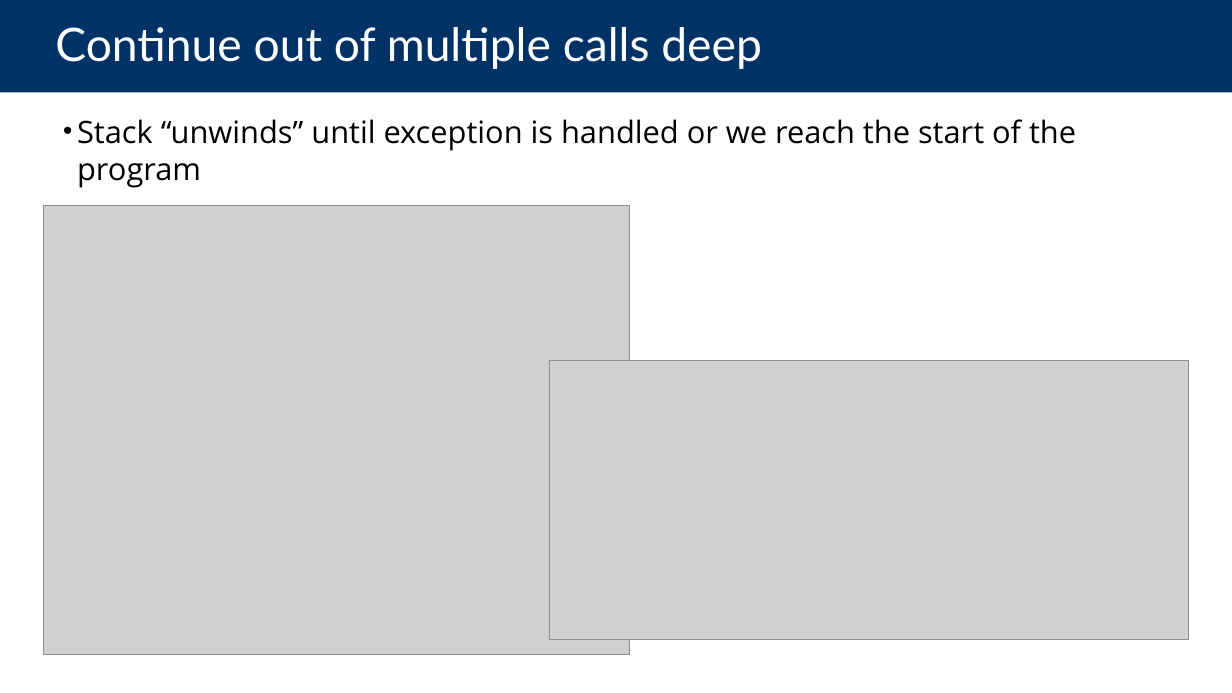
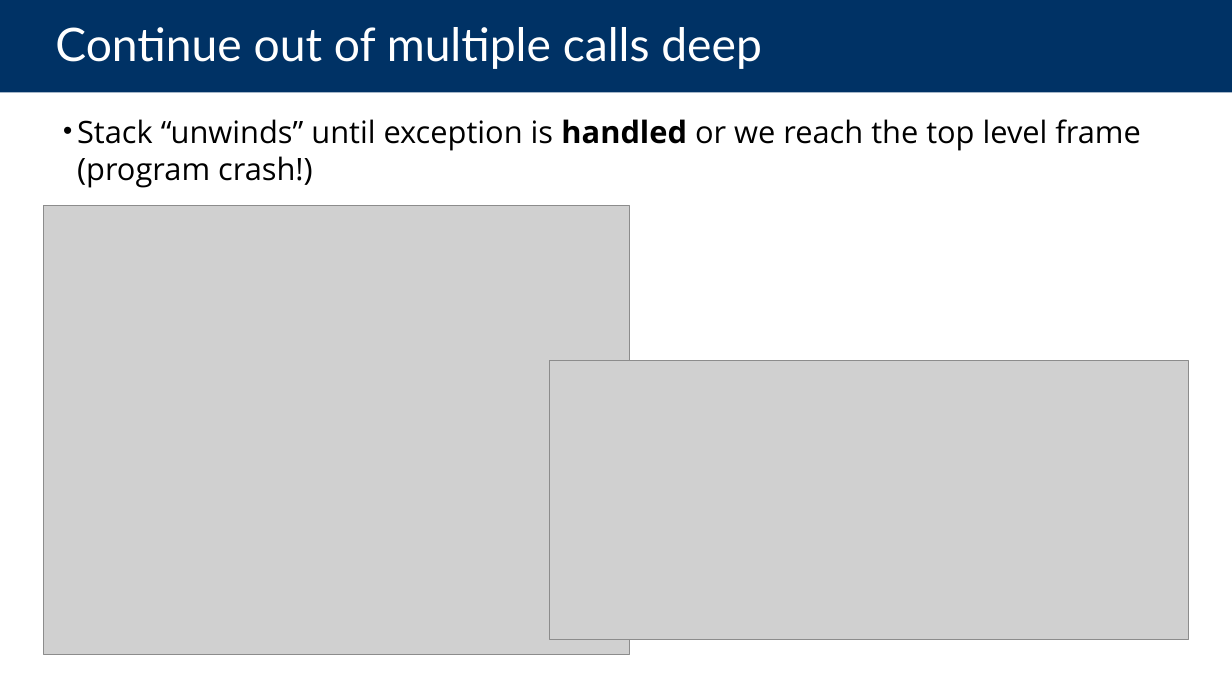
Before and after one commit to cs88-website/su24, a slide deck: slide 12 of assets/slides/su24/19-Exceptions.pptx (slide 10 before the commit). Drawn at 1232x693 pixels with LibreOffice and Linux fonts; fonts in the diff are those of the drawing; grey boxes stand for pictures. Boxes give left, top, right and bottom in pixels: in the first picture for what was removed or moved away, otherwise in the second. Text is boxed around its words. In the diff, an @@ line names an element or a change of style, - is before the commit and + after.

```diff
--- a/assets/slides/su24/19-Exceptions.pptx
+++ b/assets/slides/su24/19-Exceptions.pptx
@@ text at (77, 119, 1140, 188): text changed @@
-• Stack “unwinds” until exception is handled or we reach the start of the program
+• Stack “unwinds” until exception is handled or we reach the top level frame (program crash!)
```
Also in this commit, not shown: 6 other slides changed, 6 slides added, 6 slides removed, 10 other files.
